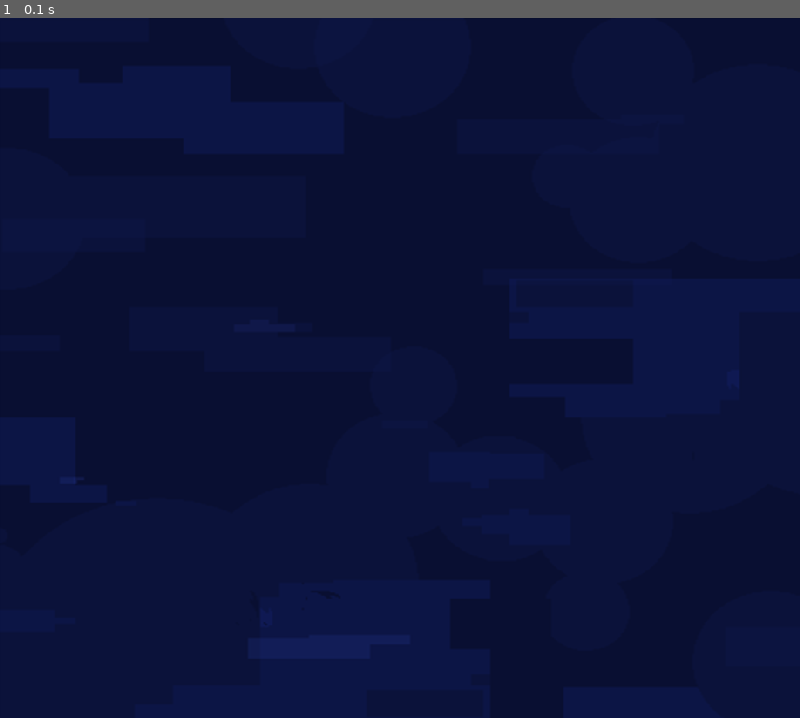
Above: before the commit, frame 1.
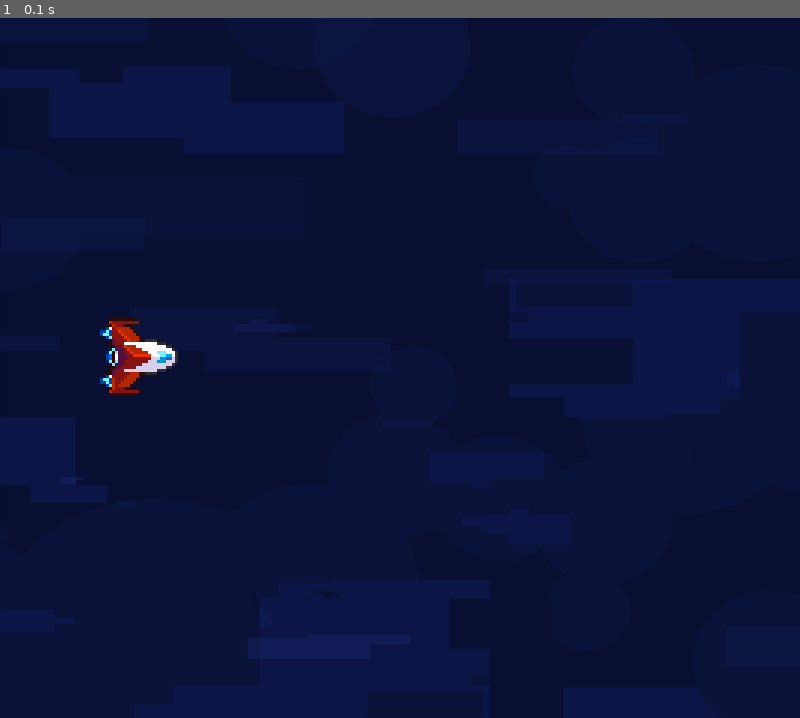
Above: after the commit, the same moment.

Repository: sillymax/pygame-tutorial
Game: pygame game, started from doc.py
Same seed, same stepped clock (60 frames per second), same inputs: the game is played once before the commit and once after it.
Inputs:
- Up to frame 1 (0.1 s): no input

The runs differ from the first frame. In frame 1, 0.6% of the frame differs, in the area x 12-23%, y 42-54%.

Commit message:
Draw player

Diff:
--- a/doc.py
+++ b/doc.py
@@ -3,6 +3,9 @@
 
 WIDTH, HEIGHT = 800, 700
 FPS = 30
+
+MAX_ENEMY_ON_MAP = 5
+SPACESHIP_WIDTH, SPACESHIP_HEIGHT = 75, 78
 
 pygame.init()
 WIN = pygame.display.set_mode((WIDTH, HEIGHT))
@@ -18,9 +21,10 @@
 SPACE_IMAGE = pygame.image.load('assets/background.png')
 SPACE_IMAGE = pygame.transform.scale(SPACE_IMAGE, (WIDTH, HEIGHT))
 
-MAX_ENEMY_ON_MAP = 5
-SPACESHIP_WIDTH, SPACESHIP_HEIGHT = 75, 78
+# Player's rectangle
+player = pygame.Rect(100, 300, SPACESHIP_WIDTH, SPACESHIP_HEIGHT)
 
+# Enemies list
 enemies_list = []
 
 
@@ -40,6 +44,7 @@
 
 def draw():
 	WIN.blit(SPACE_IMAGE, (0, 0))
+	WIN.blit(PLAYER_IMAGE, (player.x, player.y))
 	pygame.display.update()
 
 
Not shown, changed: pygame-doc.md
